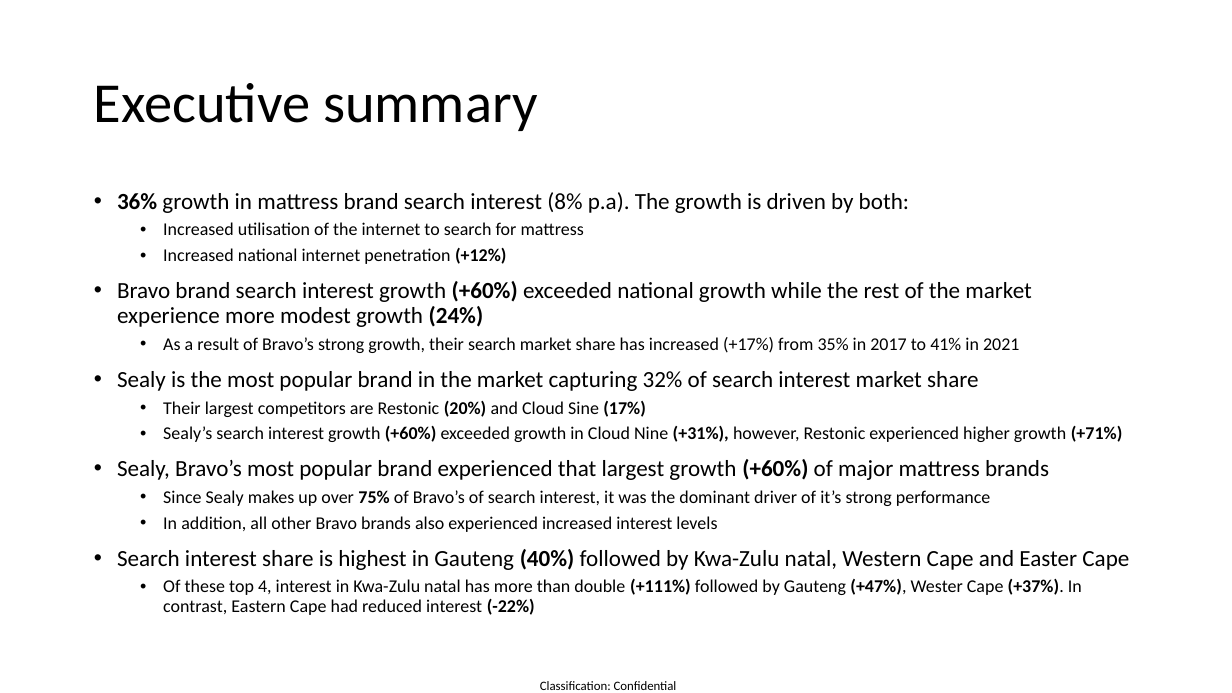
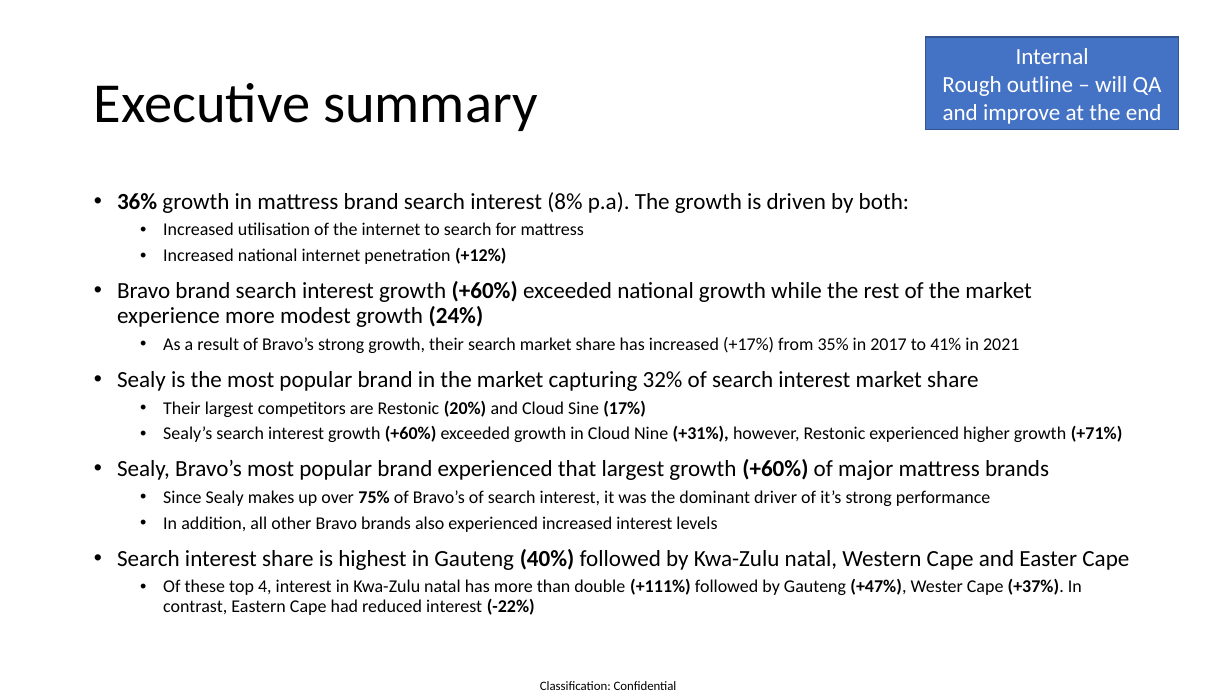
Before and after one commit to twdobson/mattress-trends, a slide deck: slide 2 of bravo_preso.pptx. Drawn at 1232x693 pixels with LibreOffice and Linux fonts; fonts in the diff are those of the drawing. Boxes give left, top, right and bottom in pixels: in the first picture for what was removed or moved away, otherwise in the second. Text is boxed around its words. In the diff, an @@ line names an element or a change of style, - is before the commit and + after.

```diff
--- a/bravo_preso.pptx
+++ b/bravo_preso.pptx
@@ rectangle added at bbox=[926, 37, 1179, 129], fill #4472C4, outline #325491 1 pt, 18 pt, text #FFFFFF @@
+Internal
+Rough outline – will QA and improve at the end
```
Also in this commit, not shown: 4 other slides changed, 5 slides added, 1 other file.
